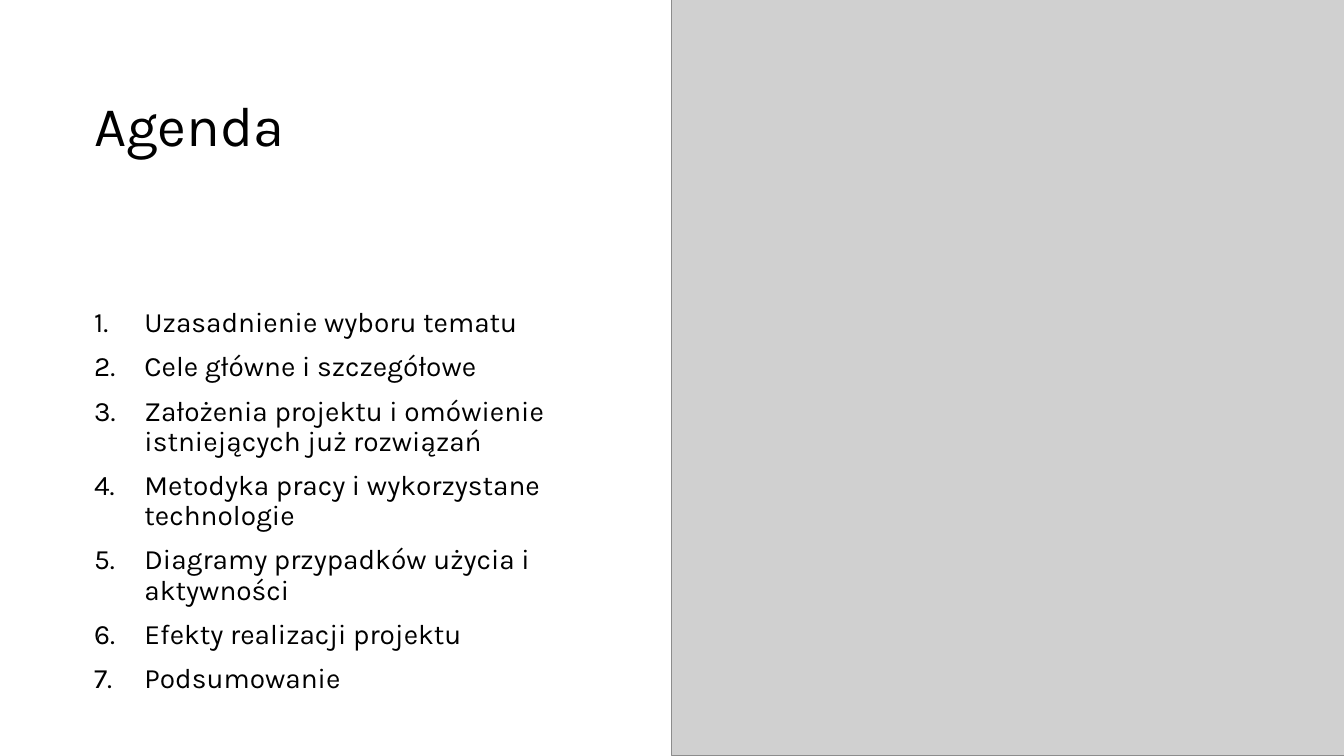
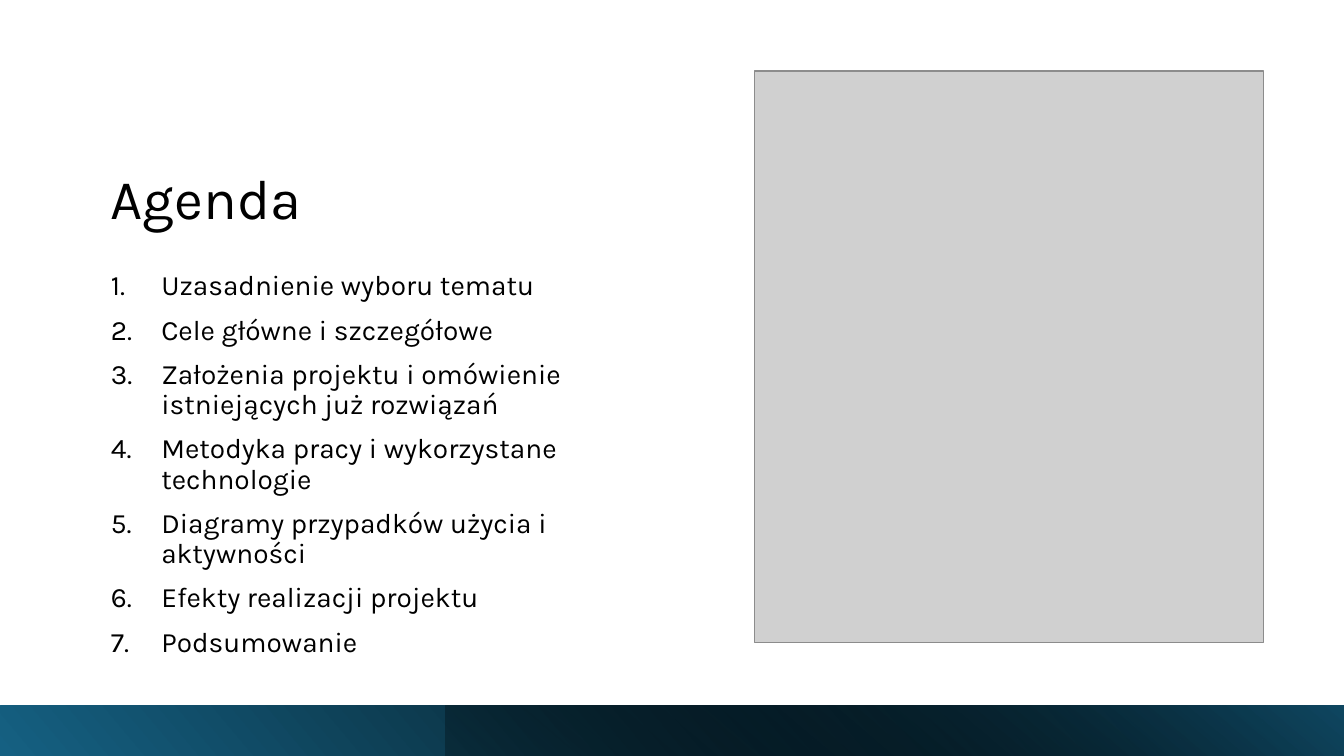
Before and after one commit to oliwiaglodek/MuzeumWPF, a slide deck: slide 2 of Prezentacja na obronę.pptx. Drawn at 1344x756 pixels with LibreOffice and Linux fonts; fonts in the diff are those of the drawing; grey boxes stand for pictures. Boxes give left, top, right and bottom in pixels: in the first picture for what was removed or moved away, otherwise in the second. Text is boxed around its words. In the diff, an @@ line names an element or a change of style, - is before the commit and + after.

```diff
--- a/Prezentacja na obronę.pptx
+++ b/Prezentacja na obronę.pptx
@@ rectangle removed at [0,0,940,252] @@
@@ title "Agenda": place and size @@
-title "Agenda" at [94,107,284,160]
+title "Agenda" at [111,180,301,233]
@@ title "Agenda" at [111,180,301,233]: vertical alignment middle to bottom @@
@@ picture: place and size @@
-picture at [673,0,1344,756]
+picture at [755,71,1264,642]
@@ text "Uzasadnienie wyboru tematu": place and size @@
-text "Uzasadnienie wyboru tematu" at [144,312,544,689]
+text "Uzasadnienie wyboru tematu" at [161,275,561,653]
@@ text "Uzasadnienie wyboru tematu" at [161,275,561,653]: vertical alignment middle to top @@
@@ rectangle added at [0,706,1344,756], fill gradient #156082 to #000000 @@
@@ rectangle added at [446,706,1344,756], fill gradient #000000 to #104862 @@
```
Also in this commit, not shown: 2 other slides changed, 1 slide added.
